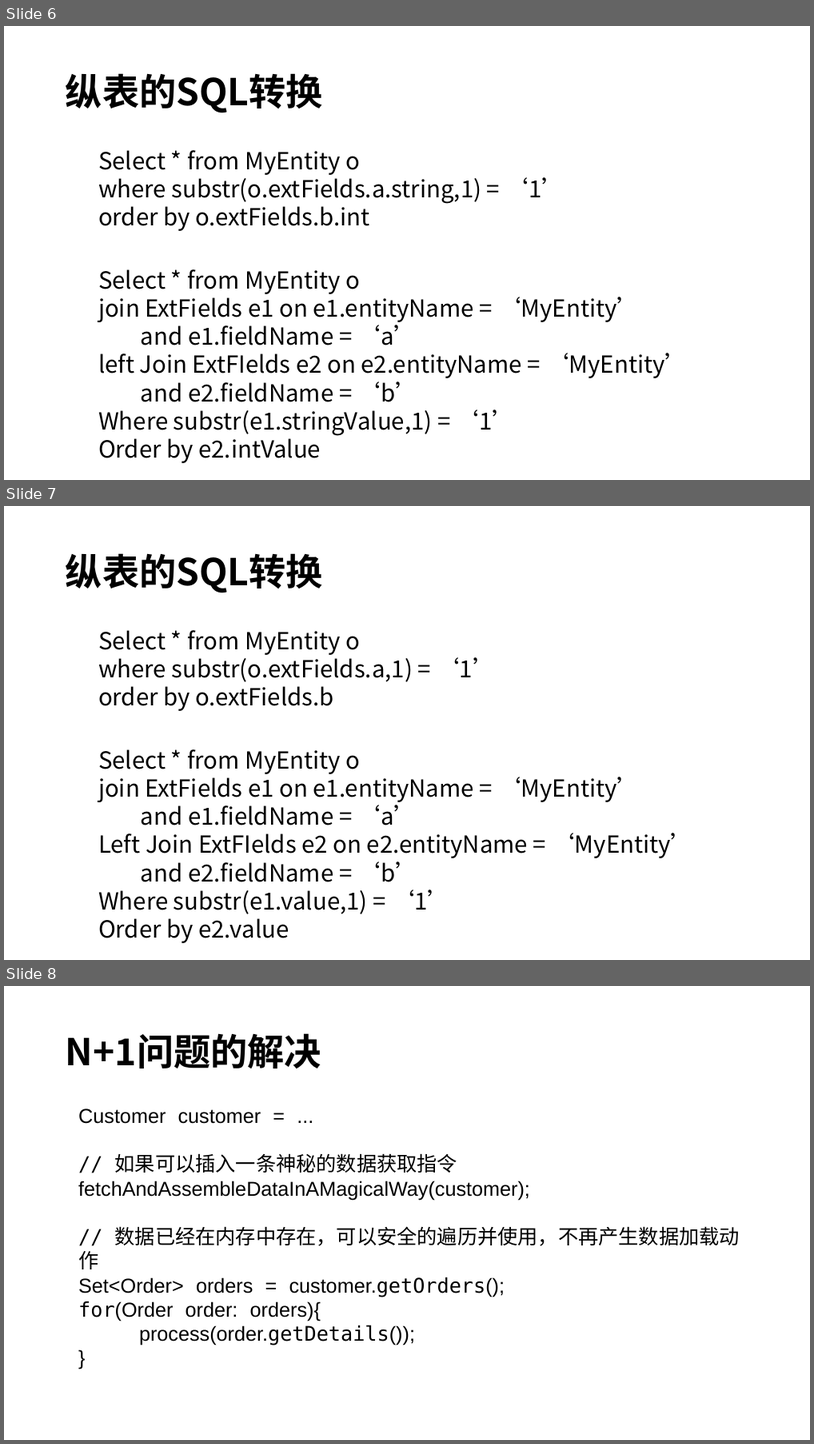
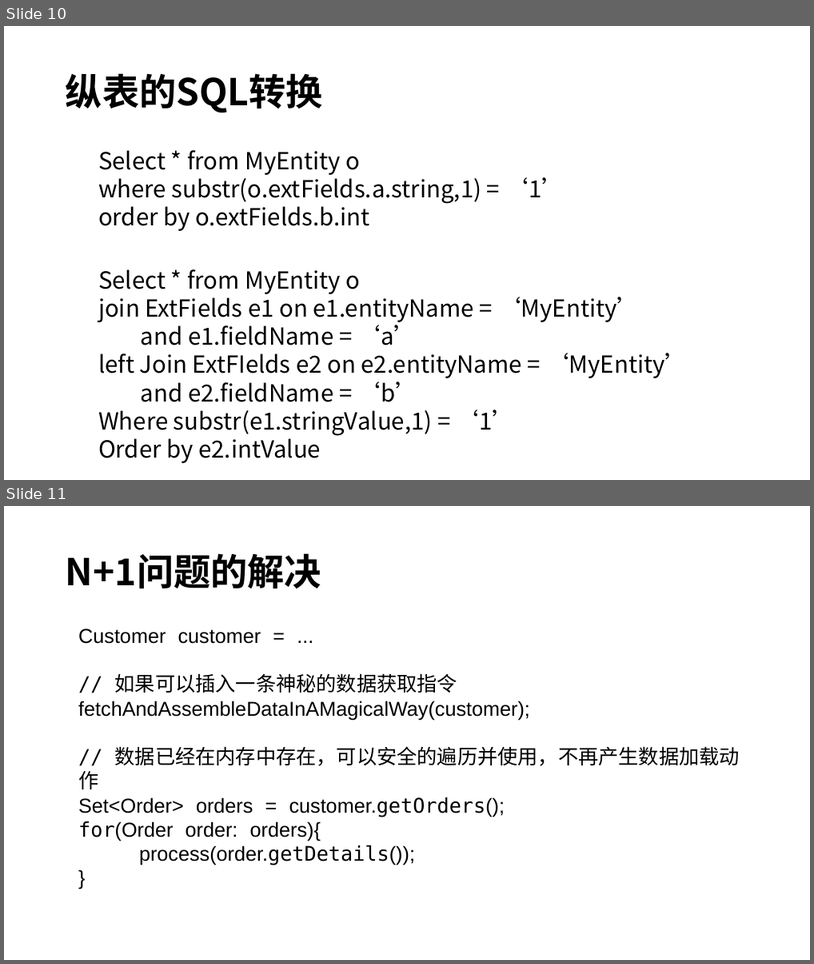
Before and after one commit to entropy-cloud/nop-entropy, a slide deck: docs/ppt/nop-orm.pptx. Shown one above the other, each under a label of ours: slides 6, 7 and 8 before the commit, slides 10 and 11 after it. The pictures are 814x1444 and 814x964 pixels, drawn with LibreOffice and Linux fonts; fonts in the diff are those of the drawing. Boxes give left, top, right and bottom in pixels: in the first picture for what was removed or moved away, otherwise in the second. Text is boxed around its words. In the diff, an @@ line names an element or a change of style, - is before the commit and + after.

```diff
--- a/docs/ppt/nop-orm.pptx
+++ b/docs/ppt/nop-orm.pptx
@@ slide 7 removed at <box>4,506,810,960</box>, background #FFFFFF @@
@@ title removed at <box>66,553,323,593</box> @@
-纵表的SQL转换
@@ text removed at <box>98,630,496,711</box> @@
-Select * from MyEntity o
-where substr(o.extFields.a,1) = ‘1’
-order by o.extFields.b
@@ text removed at <box>98,749,695,943</box> @@
-Select * from MyEntity o
-join ExtFields e1 on e1.entityName = ‘MyEntity’
-and e1.fieldName = ‘a’
-Left Join ExtFIelds e2 on e2.entityName = ‘MyEntity’
-and e2.fieldName = ‘b’
-Where substr(e1.value,1) = ‘1’
-Order by e2.value
@@ what was slide 6 is now slide 10 @@
@@ what was slide 8 is now slide 11 @@
```
Also in this commit, not shown: 3 slides changed, 5 slides added, 3 other files.
